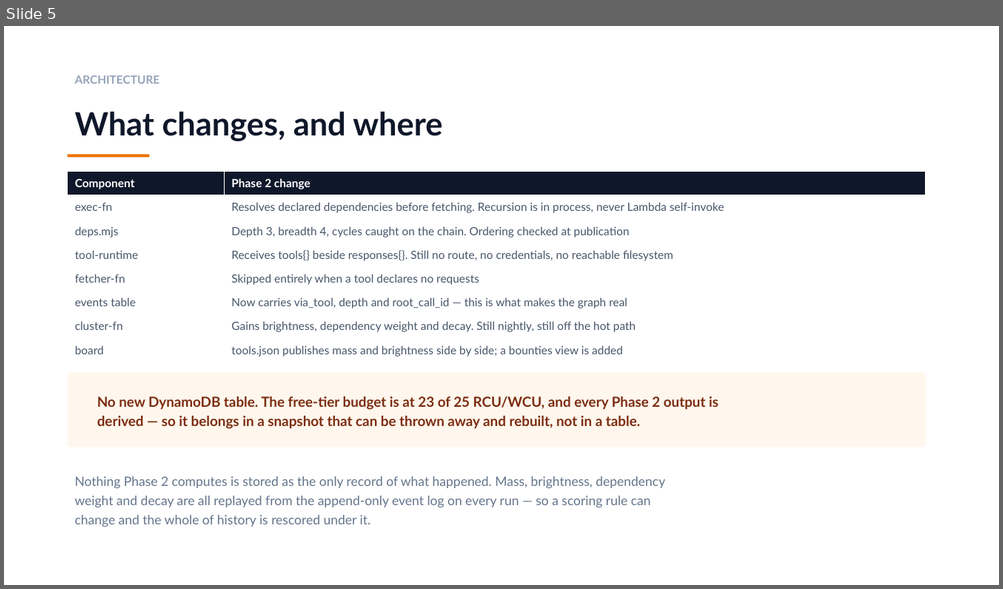
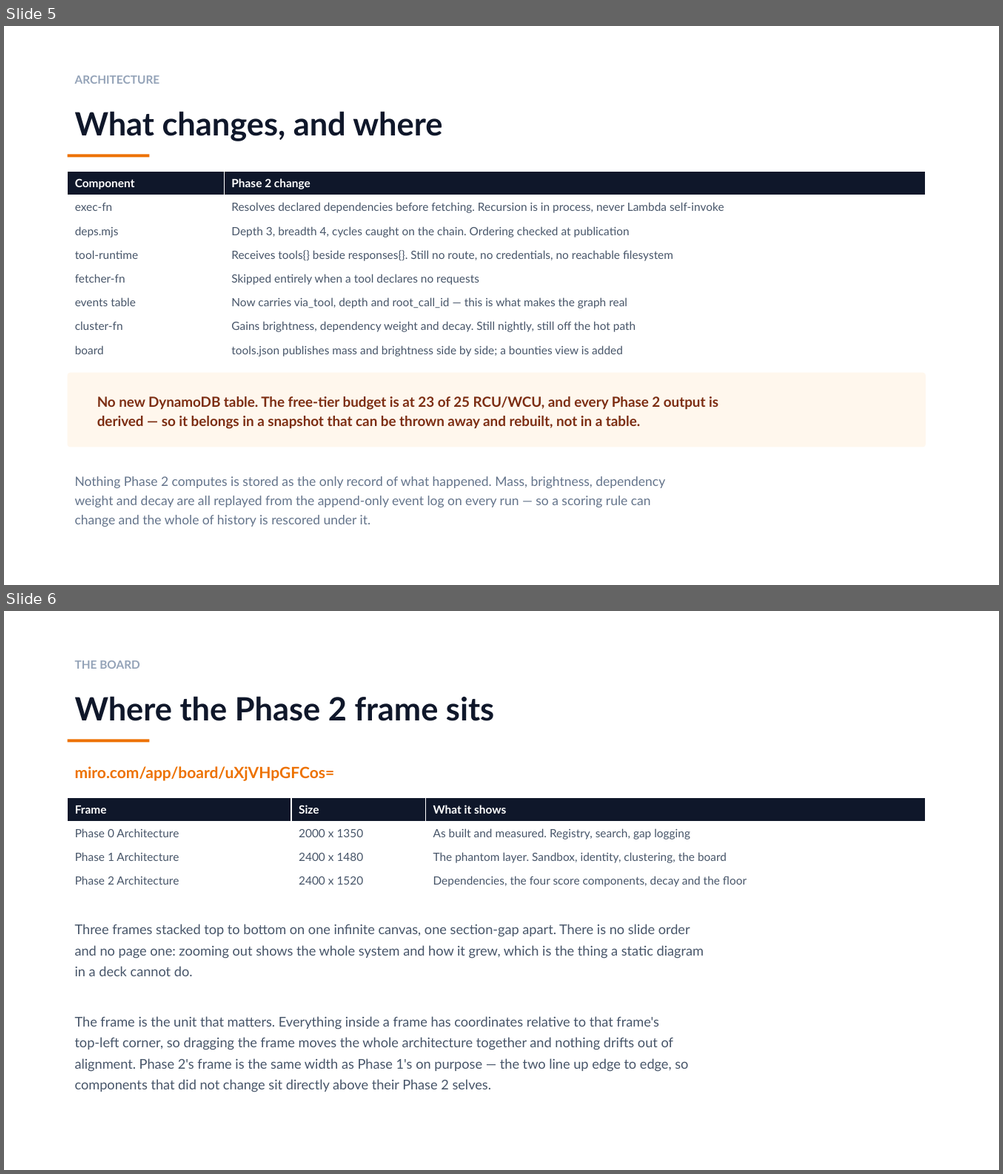
Before and after one commit to Endlessandothers/Endlessproject, a slide deck: docs/plans/endless-phase-2.pptx. Shown one above the other, each under a label of ours: slide 5 before the commit, slides 5 and 6 after it. The pictures are 1003x589 and 1003x1174 pixels, drawn with LibreOffice and Linux fonts; fonts in the diff are those of the drawing. Boxes give left, top, right and bottom in pixels: in the first picture for what was removed or moved away, otherwise in the second. Text is boxed around its words. In the diff, an @@ line names an element or a change of style, - is before the commit and + after.

```diff
--- a/docs/plans/endless-phase-2.pptx
+++ b/docs/plans/endless-phase-2.pptx
@@ slide 6 added at (x1=4, y1=611, x2=999, y2=1170), background #FFFFFF @@
@@ text added at (x1=75, y1=661, x2=140, y2=669), 11 pt, text #94A3B8, bold @@
+THE BOARD
@@ text added at (x1=75, y1=696, x2=494, y2=721), 31 pt, text #0F172A, bold @@
+Where the Phase 2 frame sits
@@ rectangle added at (x1=68, y1=739, x2=150, y2=742), fill #ED7100 @@
@@ text added at (x1=75, y1=766, x2=335, y2=781), 15 pt, text #ED7100, bold @@
+miro.com/app/board/uXjVHpGFCos=
@@ table added at (x1=68, y1=797, x2=925, y2=893), 4 rows, 3 columns @@
+Frame | Size | What it shows
+Phase 0 Architecture | 2000 x 1350 | As built and measured. Registry, search, gap logging
+Phase 1 Architecture | 2400 x 1480 | The phantom layer. Sandbox, identity, clustering, the board
+Phase 2 Architecture | 2400 x 1520 | Dependencies, the four score components, decay and the floor
@@ text added at (x1=75, y1=924, x2=703, y2=1093), 13 pt, text #475569 @@
+Three frames stacked top to bottom on one infinite canvas, one section-gap apart. There is no slide order
+and no page one: zooming out shows the whole system and how it grew, which is the thing a static diagram
+in a deck cannot do.
+The frame is the unit that matters. Everything inside a frame has coordinates relative to that frame's
+top-left corner, so dragging the frame moves the whole architecture together and nothing drifts out of
+alignment. Phase 2's frame is the same width as Phase 1's on purpose — the two line up edge to edge, so
+components that did not change sit directly above their Phase 2 selves.
```
Also in this commit, not shown: 1 other slide added, 13 other files.
